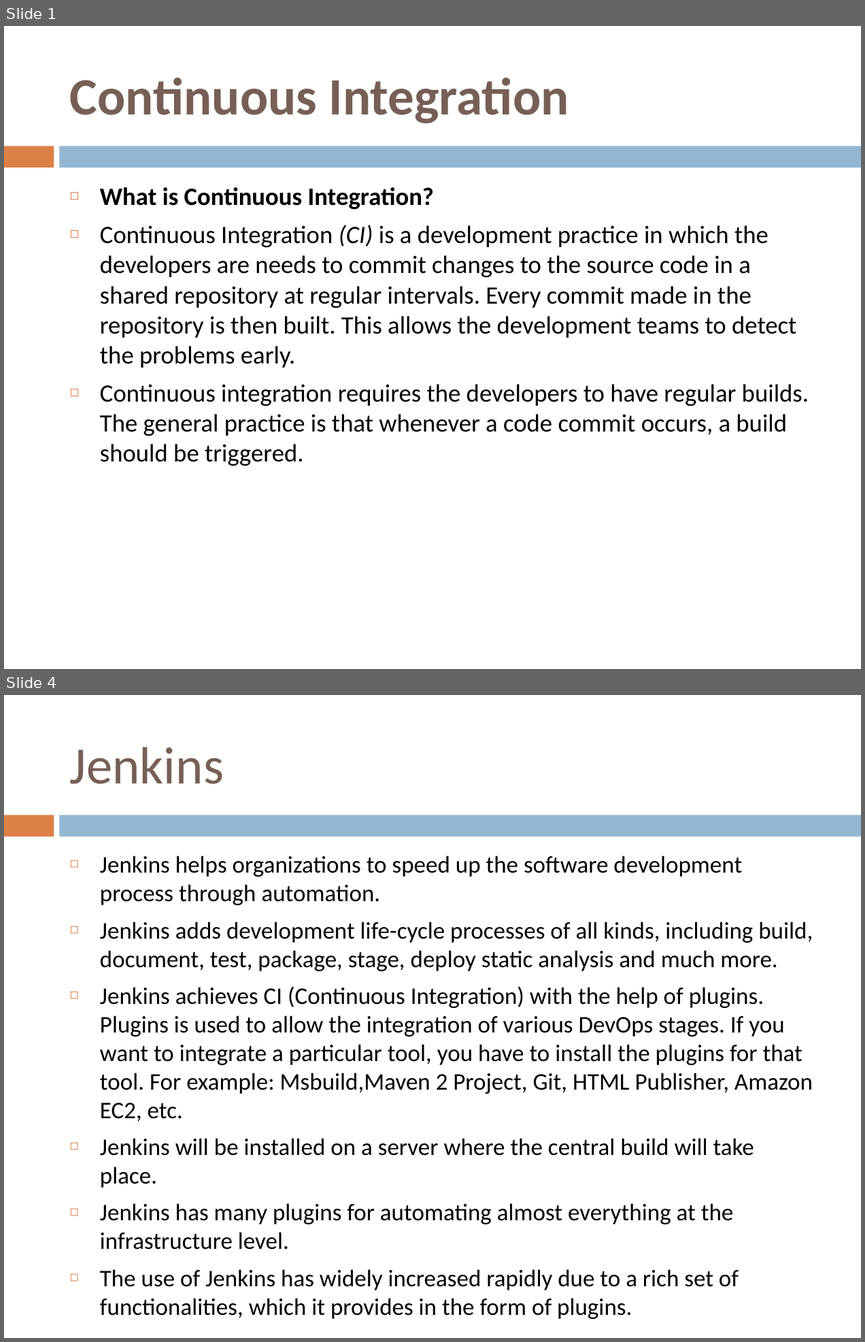
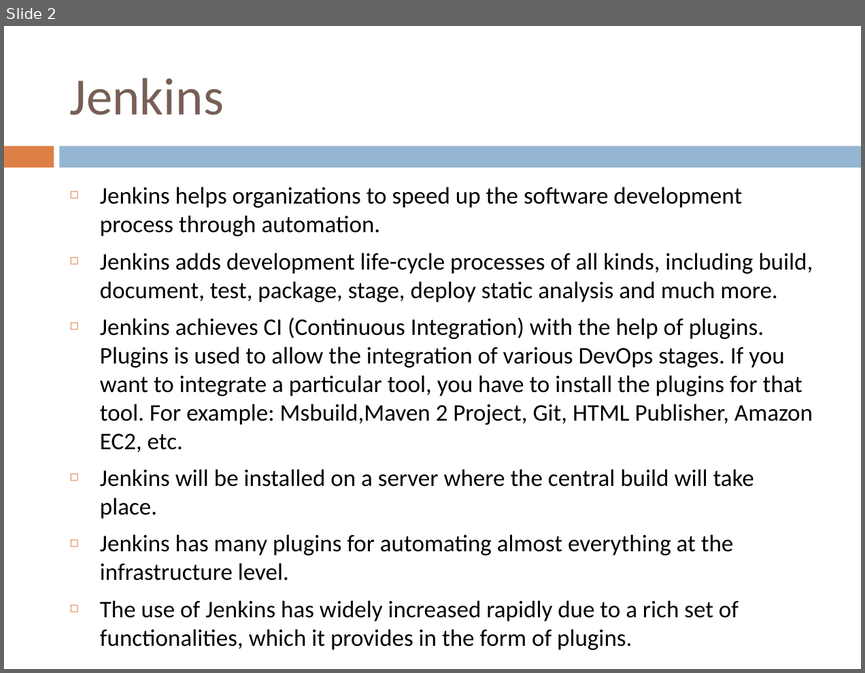
Before and after one commit to santuparsi/DevOps, a slide deck: Jenkins/Jenkins.pptx. Shown one above the other, each under a label of ours: slides 1 and 4 before the commit, slide 2 after it; the slides between them are not shown. The pictures are 865x1342 and 865x673 pixels, drawn with LibreOffice and Linux fonts; fonts in the diff are those of the drawing. Boxes give left, top, right and bottom in pixels: in the first picture for what was removed or moved away, otherwise in the second. Text is boxed around its words. In the diff, an @@ line names an element or a change of style, - is before the commit and + after.

```diff
--- a/Jenkins/Jenkins.pptx
+++ b/Jenkins/Jenkins.pptx
@@ slide 1 removed at [4, 26, 861, 669], background #FFFFFF; not listed: 2 template elements that a slide beside it also shows @@
@@ title removed at [70, 78, 569, 123] @@
-Continuous Integration
@@ text removed at [100, 187, 808, 466] @@
-◻ What is Continuous Integration?
-◻ Continuous Integration (CI) is a development practice in which the developers are needs to commit changes to the source code in a shared repository at regular intervals. Every commit made in the repository is then built. This allows the development teams to detect the problems early.
-◻ Continuous integration requires the developers to have regular builds. The general practice is that whenever a code commit occurs, a build should be triggered.
@@ what was slide 4 is now slide 2 @@
```
Also in this commit, not shown: 2 slides changed, 5 slides added, 1 other slide removed, 4 other files.
